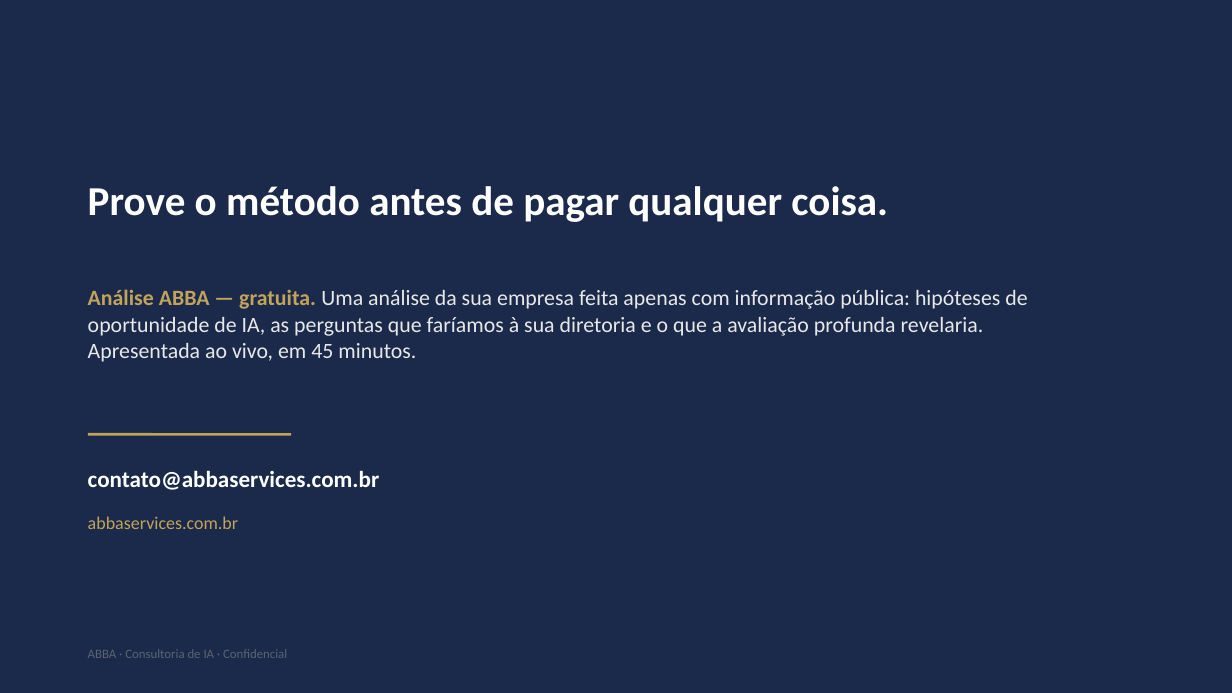
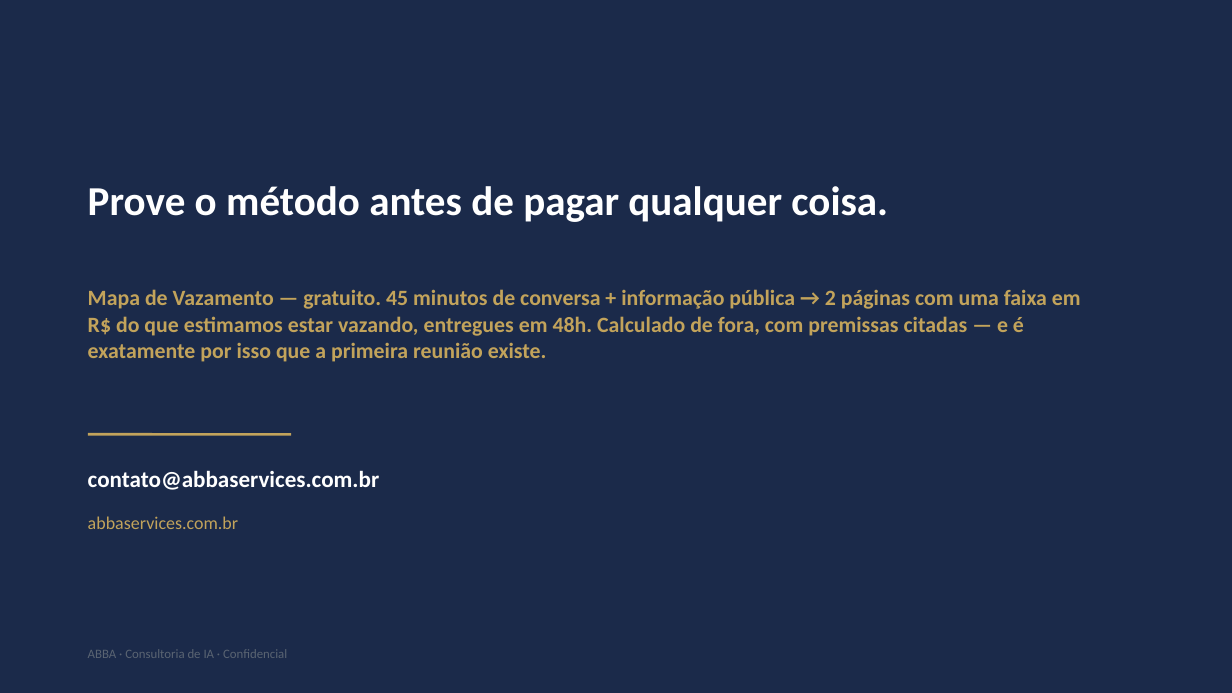
Before and after one commit to DanielMoraesCoca/abba-ops, a slide deck: slide 13 of 08-materiais/modelos/abba-deck-institucional.pptx (slide 12 before the commit). Drawn at 1232x693 pixels with LibreOffice and Linux fonts; fonts in the diff are those of the drawing. Boxes give left, top, right and bottom in pixels: in the first picture for what was removed or moved away, otherwise in the second. Text is boxed around its words. In the diff, an @@ line names an element or a change of style, - is before the commit and + after.

```diff
--- a/08-materiais/modelos/abba-deck-institucional.pptx
+++ b/08-materiais/modelos/abba-deck-institucional.pptx
@@ text at box(88, 289, 1081, 362): text changed; text colour #E8E8E8 to #C2A35B; bold on @@
-Análise ABBA — gratuita. Uma análise da sua empresa feita apenas com informação pública: hipóteses de oportunidade de IA, as perguntas que faríamos à sua diretoria e o que a avaliação profunda revelaria. Apresentada ao vivo, em 45 minutos.
+Mapa de Vazamento — gratuito. 45 minutos de conversa + informação pública → 2 páginas com uma faixa em R$ do que estimamos estar vazando, entregues em 48h. Calculado de fora, com premissas citadas — e é exatamente por isso que a primeira reunião existe.
```
Also in this commit, not shown: 5 other slides changed, 1 slide added, 4 other files.
